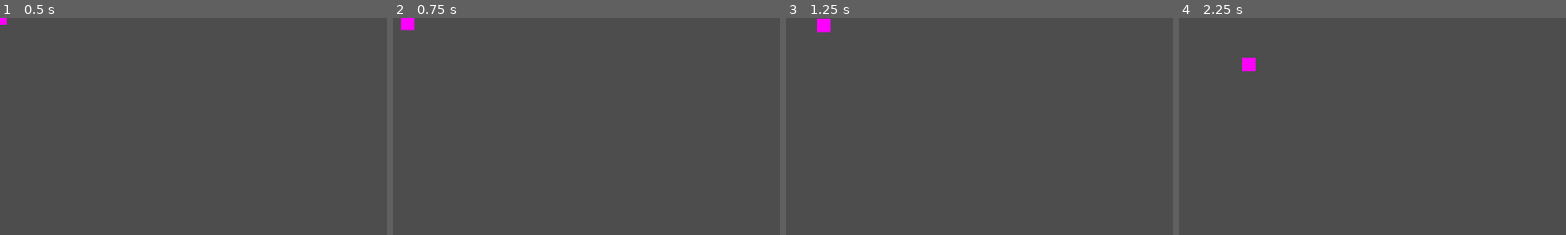
Above: before the commit, frames 1-4 (left to right).
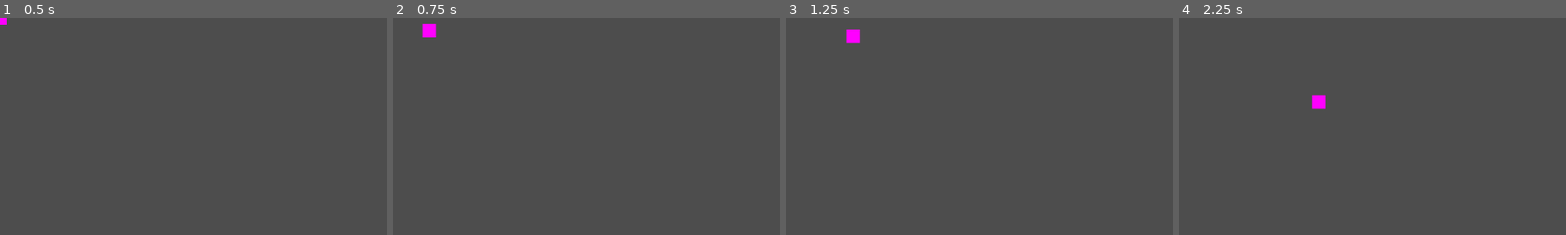
Above: after the commit, the same moments.

Repository: JadePhoen-ix/PirateJam16
Game: Godot game, scene res://scenes/gameplay/characters/player/player.tscn
The game is run twice, just before and just after one commit, with the same random seed, the same clock (stepped at 60 frames per second) and the same inputs. The project has no main scene, so this scene is started directly.
Inputs (mouse positions are % of the whole screen's width and height, from its top left):
- Up to frame 1 (0.5 s): no input
- Up to frame 2 (0.75 s): tap Enter at 0.5 s; move the mouse to (72, 45) at 0.52 s; hold D (move_right) from 0.53 s (still down); hold Space (mobility) from 0.53 s (still down)
- Up to frame 3 (1.25 s): keep holding D (move_right); keep holding Space (mobility)
- Up to frame 4 (2.25 s): move the mouse to (30, 55) at 1.27 s; release D (move_right) at 1.28 s; release Space (mobility) at 1.28 s; hold S (move_down) 1.28-2.03 s; tap Space (mobility) at 1.35 s; move the mouse to (60, 28) at 2.02 s; hold D (move_right) from 2.03 s (still down); hold Space (mobility) from 2.03 s (still down)
The pictures show only the part of the screen within x 0-50%, y 0-50%; the shares and areas given below are measured in that part.

Frame 1 is identical in both runs. In frame 2, 0.4% of the frame differs, in the area x 2-12%, y 0-9%; in frame 3, 0.5%, in the area x 8-20%, y 0-12%; in frame 4, 0.5%.

Commit message:
Script cleanup
Improved error messages in dash.gd
Removed print call from player.gd
Set dash speed to `max_speed * 5.0`
- NOTE: Dash data on player is placeholder for testing

Diff:
--- a/scenes/gameplay/characters/player/player.gd
+++ b/scenes/gameplay/characters/player/player.gd
@@ -22,13 +22,11 @@
 		var data := {
 			direction = get_global_mouse_position() - global_position,
 			duration = 0.25,
-			speed = velocity_2d.max_speed * 2.0,
+			speed = velocity_2d.max_speed * 5.0,
 			velocity_2d = velocity_2d,
 			body = self
 		}
-
 		current_dash = Dash.create(data)
-		print(data)
 
 
 func _get_movement_vector() -> Vector2:
--- a/scenes/gameplay/characters/player/player.tscn
+++ b/scenes/gameplay/characters/player/player.tscn
@@ -11,8 +11,8 @@
 script = ExtResource("1_re2g0")
 
 [node name="Velocity2D" parent="." instance=ExtResource("2_o2onh")]
-max_speed = 61.75
-acceleration = 55.75
+max_speed = 60.0
+acceleration = 60.0
 
 [node name="Health" parent="." instance=ExtResource("3_l3tyc")]
 
--- a/scripts/dash.gd
+++ b/scripts/dash.gd
@@ -16,23 +16,23 @@
 	var new_dash := Dash.new()
 
 	if not data.has("direction"):
-		push_error("MISSING PARAMETER ERROR: dash.gd: No direction found in data Dictionary")
+		push_error("MISSING PARAMETER ERROR: No direction found in data Dictionary")
 	new_dash.direction = data.direction.normalized()
 
 	if not data.has("duration"):
-		push_error("MISSING PARAMETER ERROR: dash.gd: No duration found in data Dictionary")
+		push_error("MISSING PARAMETER ERROR: No duration found in data Dictionary")
 	new_dash.duration = data.duration
 
 	if not data.has("speed"):
-		push_error("MISSING PARAMETER ERROR: dash.gd: No speed found in data Dictionary")
+		push_error("MISSING PARAMETER ERROR: No speed found in data Dictionary")
 	new_dash.speed = data.speed
 
 	if not data.has("velocity_2d"):
-		push_error("MISSING PARAMETER ERROR: dash.gd: No velocity_2d found in data Dictionary")
+		push_error("MISSING PARAMETER ERROR: No velocity_2d found in data Dictionary")
 	new_dash.velocity_2d = data.velocity_2d
 
 	if not data.has("body"):
-		push_error("MISSING PARAMETER ERROR: dash.gd: No body found in data Dictionary")
+		push_error("MISSING PARAMETER ERROR: No body found in data Dictionary")
 	new_dash.body = data.body
 
 	new_dash._start()
